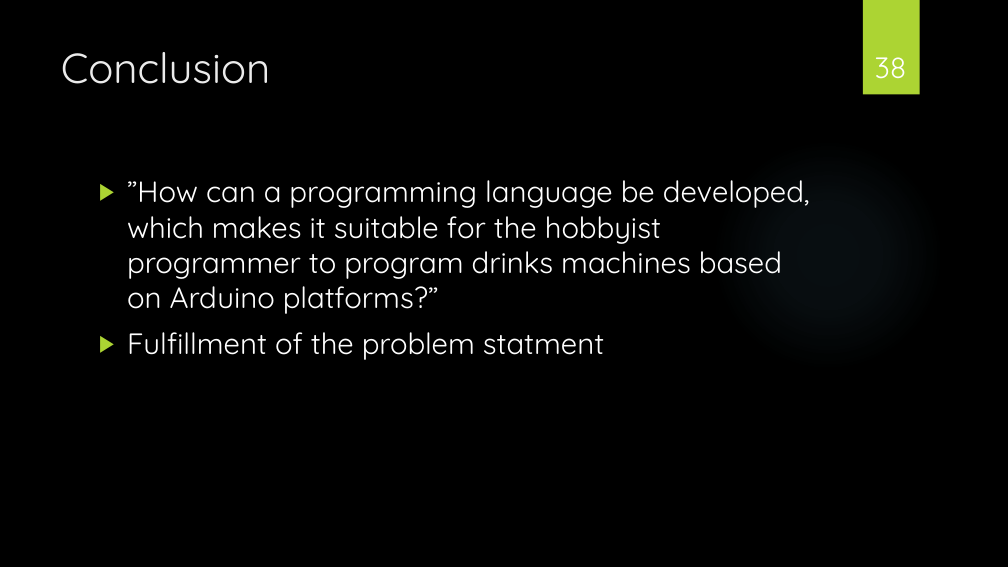
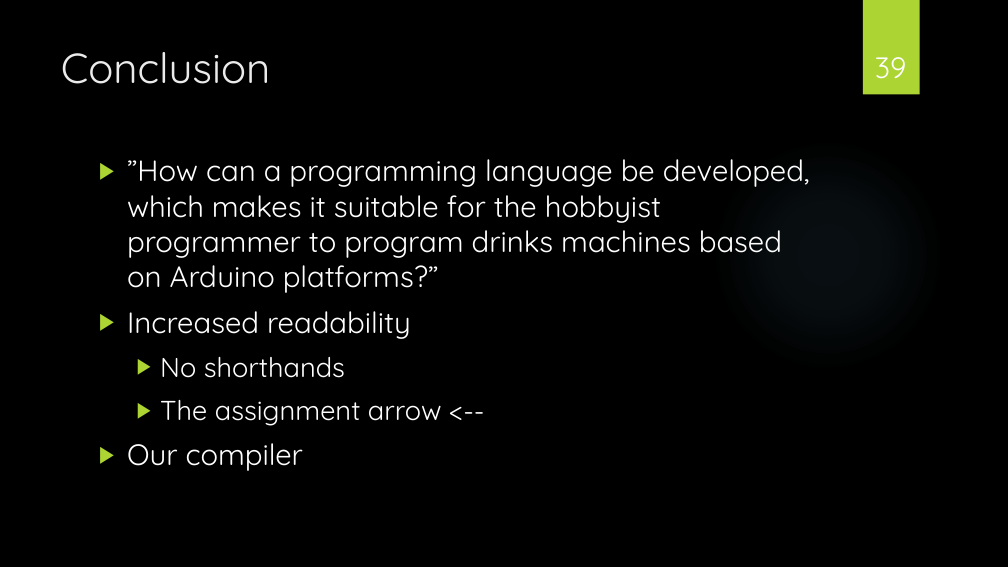
Before and after one commit to christianokeeffe/p4-sw407f13-aau-2013, a slide deck: slide 39 of P4 PræsentationNY.pptx (slide 38 before the commit). Drawn at 1008x567 pixels with LibreOffice and Linux fonts; fonts in the diff are those of the drawing; background and template pictures are left out. Boxes give left, top, right and bottom in pixels: in the first picture for what was removed or moved away, otherwise in the second. Text is boxed around its words. In the diff, an @@ line names an element or a change of style, - is before the commit and + after.

```diff
--- a/P4 PræsentationNY.pptx
+++ b/P4 PræsentationNY.pptx
@@ page number at [875, 57, 906, 79]: text changed @@
-38
+39
@@ text "”How can a programming language ...": place and size @@
-text "”How can a programming language ..." at [127, 180, 810, 360]
+text "”How can a programming language ..." at [127, 159, 810, 471]
@@ text at [127, 311, 442, 471]: text changed; size 28 to 26 pt @@
-▶ Fulfillment of the problem statment
+▶ Increased readability
+  ▶ No shorthands
+  ▶ The assignment arrow <--
+▶ Our compiler
```
Also in this commit, not shown: 3 other slides changed, 3 slides added, 2 slides removed.
